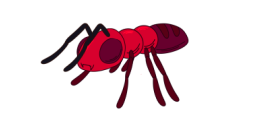
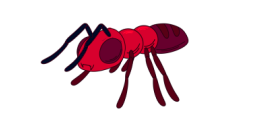
Layers edited between the first and the second w=256, h=128 image:
painted on "Capa 26 - copia" over left=41, top=23, right=94, bottom=65
painted on "Capa 26" over left=62, top=23, right=112, bottom=73
painted on "Capa 6" over left=101, top=37, right=123, bottom=55
painted on "Capa 5" over left=87, top=27, right=142, bottom=75
painted on "Capa 7" over left=73, top=35, right=98, bottom=45
added group "Sombra" with 1 layers in group "Carpeta 2" over left=55, top=58, right=142, bottom=75
added layer "Elipse 1" in group "Sombra" over left=55, top=58, right=142, bottom=75
